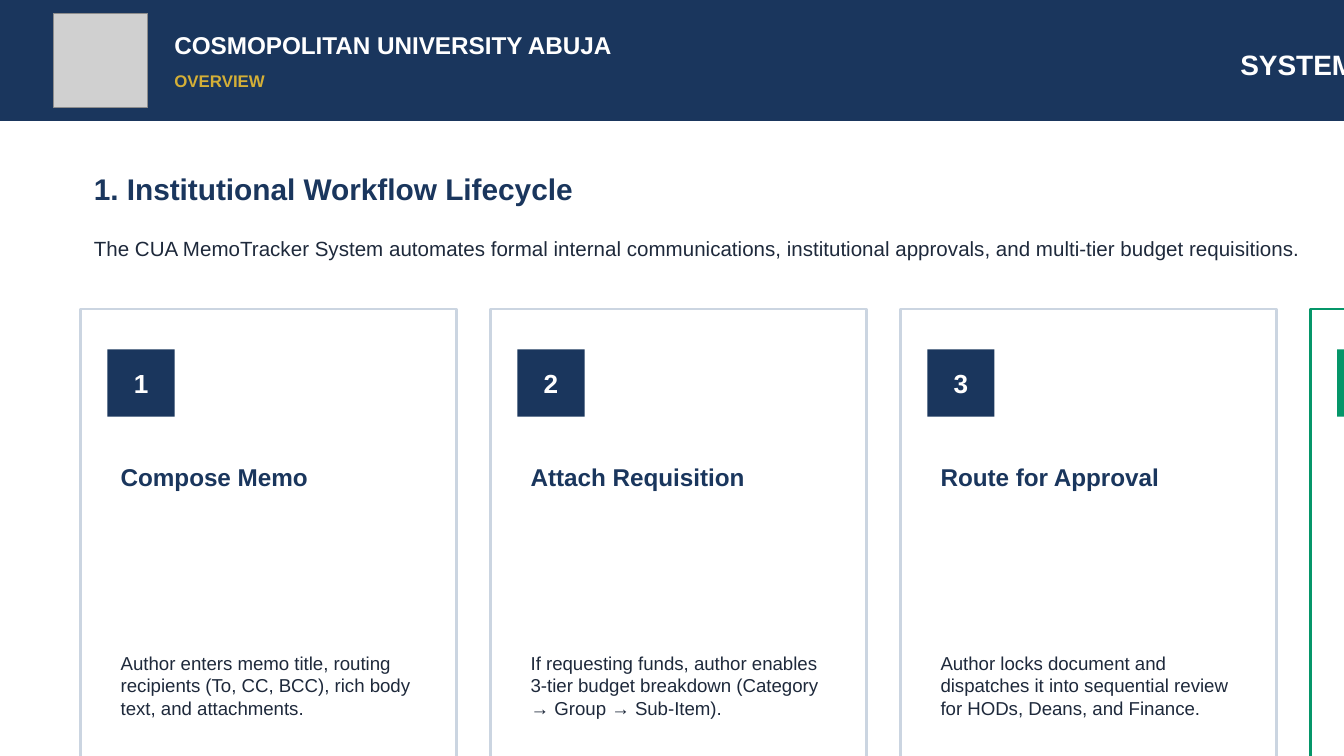
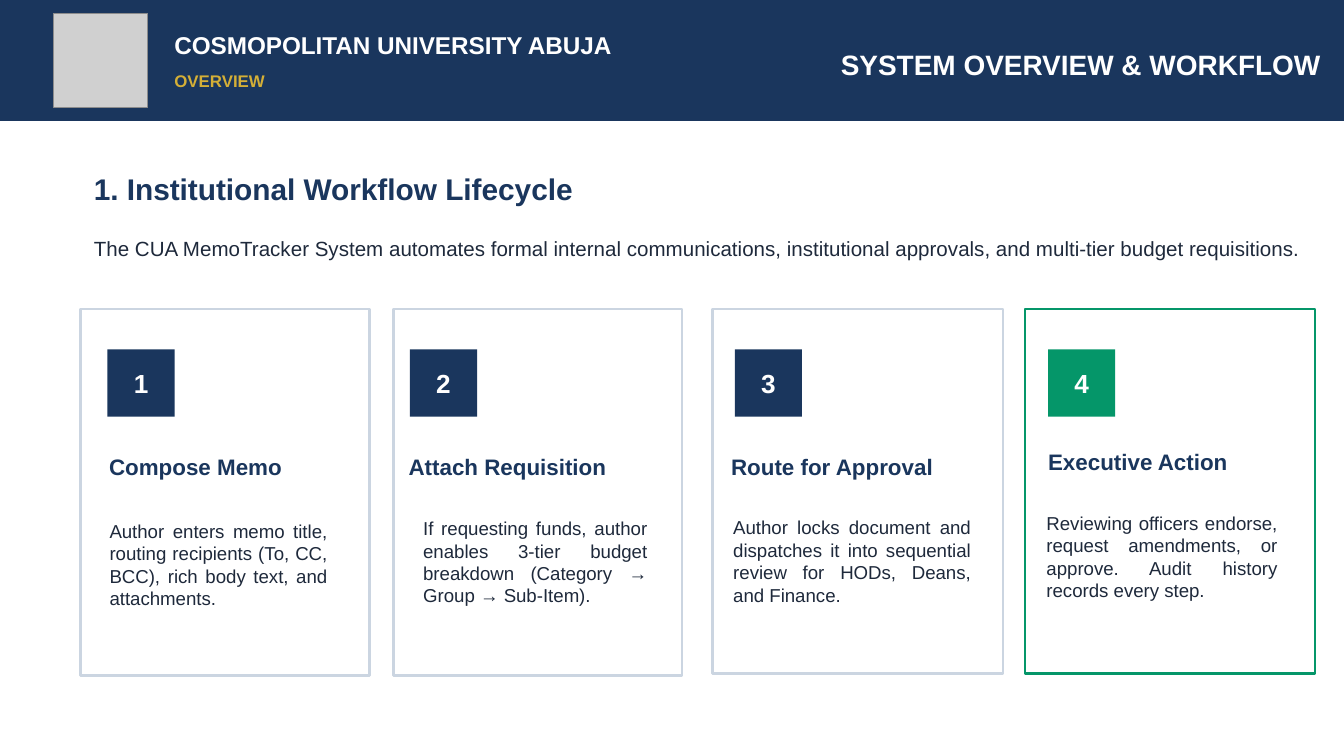
Before and after one commit to DevSadeeqSafana/CUA-MEMOTRACKER, a slide deck: slide 2 of CUAMemoTracker_User_Manual.pptx. Drawn at 1344x756 pixels with LibreOffice and Linux fonts; fonts in the diff are those of the drawing; grey boxes stand for pictures. Boxes give left, top, right and bottom in pixels: in the first picture for what was removed or moved away, otherwise in the second. Text is boxed around its words. In the diff, an @@ line names an element or a change of style, - is before the commit and + after.

```diff
--- a/CUAMemoTracker_User_Manual.pptx
+++ b/CUAMemoTracker_User_Manual.pptx
@@ text "SYSTEM OVERVIEW & WORKFLOW" rewrapped from <box>1240,55,1344,76</box> to <box>841,55,1320,76</box> @@
@@ rectangle: place and size @@
-rectangle at <box>81,309,457,756</box>
+rectangle at <box>81,309,370,676</box>
@@ rectangle: place and size @@
-rectangle at <box>491,309,867,756</box>
+rectangle at <box>392,309,681,676</box>
@@ rectangle: place and size @@
-rectangle at <box>900,309,1277,756</box>
+rectangle at <box>712,309,1003,673</box>
@@ rectangle: place and size @@
-rectangle at <box>1310,309,1344,756</box>
+rectangle at <box>1025,309,1316,673</box>
@@ text "2": place and size @@
-text "2" at <box>544,374,559,393</box>
+text "2" at <box>436,374,451,393</box>
@@ rectangle: place and size @@
-rectangle at <box>517,349,585,417</box>
+rectangle at <box>410,349,477,417</box>
@@ text "3": place and size @@
-text "3" at <box>954,374,969,394</box>
+text "3" at <box>761,374,776,394</box>
@@ rectangle: place and size @@
-rectangle at <box>927,349,995,417</box>
+rectangle at <box>735,349,802,417</box>
@@ text "4" rewrapped from <box>1337,349,1344,417</box> to <box>1074,375,1089,393</box> @@
@@ rectangle: place and size @@
-rectangle at <box>1337,349,1344,417</box>
+rectangle at <box>1048,349,1116,417</box>
@@ text "Compose Memo": place and size @@
-text "Compose Memo" at <box>121,469,308,491</box>
+text "Compose Memo" at <box>109,459,282,480</box>
@@ text "Attach Requisition": place and size @@
-text "Attach Requisition" at <box>531,468,745,491</box>
+text "Attach Requisition" at <box>409,458,606,480</box>
@@ text "If requesting funds, author enables ...": place and size @@
-text "If requesting funds, author enables ..." at <box>531,656,818,719</box>
+text "If requesting funds, author enables ..." at <box>423,521,647,606</box>
@@ text "Route for Approval": place and size @@
-text "Route for Approval" at <box>941,468,1159,491</box>
+text "Route for Approval" at <box>731,458,933,480</box>
@@ text "Author locks document and dispatches ...": place and size @@
-text "Author locks document and dispatches ..." at <box>941,656,1228,718</box>
+text "Author locks document and dispatches ..." at <box>733,520,971,602</box>
@@ alignment left to justified in 4 elements at <box>110,524,327,605</box>, <box>423,521,647,606</box>, <box>733,520,971,602</box>, <box>1046,516,1278,601</box> @@
@@ text "Reviewing officers endorse, request amendments, ...": place and size @@
-text "Reviewing officers endorse, request amendments, ..." at <box>1337,524,1344,756</box>
+text "Reviewing officers endorse, request amendments, ..." at <box>1046,516,1278,601</box>
@@ size 13 to 12 pt in 4 elements at <box>109,459,282,480</box>, <box>409,458,606,480</box>, <box>731,458,933,480</box>, <box>1048,453,1228,471</box> @@
@@ text "Executive Action": place and size @@
-text "Executive Action" at <box>1337,444,1344,511</box>
+text "Executive Action" at <box>1048,453,1228,471</box>
@@ text "Author enters memo title, routing ...": place and size @@
-text "Author enters memo title, routing ..." at <box>121,656,410,718</box>
+text "Author enters memo title, routing ..." at <box>110,524,327,605</box>
```
Also in this commit, not shown: 14 other slides changed, 21 other files.
